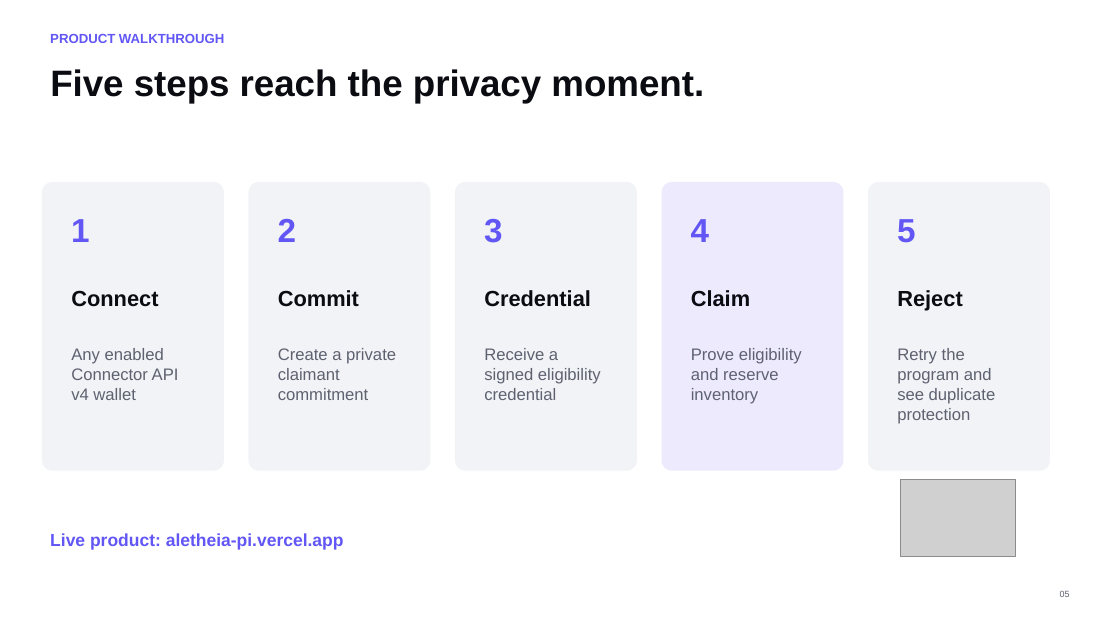
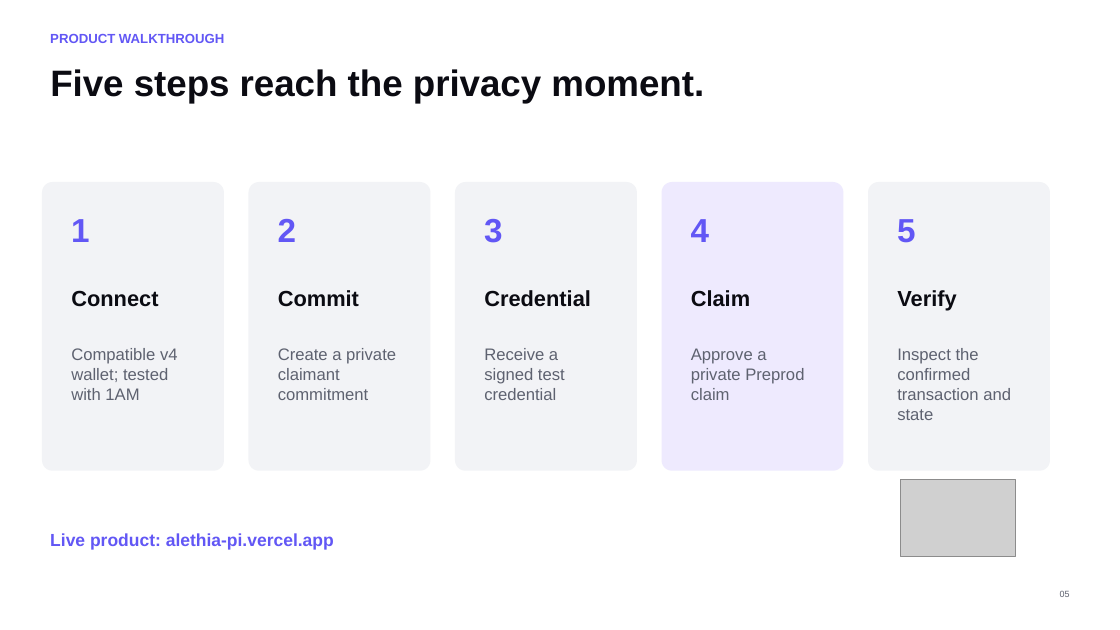
Before and after one commit to 0xNexuz/aletheia, a slide deck: slide 5 of submission/Aletheia_Midnight_Buildathon_Wave1.pptx. Drawn at 1120x630 pixels with LibreOffice and Linux fonts; fonts in the diff are those of the drawing; grey boxes stand for pictures. Boxes give left, top, right and bottom in pixels: in the first picture for what was removed or moved away, otherwise in the second. Text is boxed around its words. In the diff, an @@ line names an element or a change of style, - is before the commit and + after.

```diff
--- a/submission/Aletheia_Midnight_Buildathon_Wave1.pptx
+++ b/submission/Aletheia_Midnight_Buildathon_Wave1.pptx
@@ text at <box>897,290,956,310</box>: text changed @@
-Reject
+Verify
@@ text at <box>71,348,178,400</box>: text changed @@
-Any enabled Connector API v4 wallet
+Compatible v4 wallet; tested with 1AM
@@ text at <box>484,348,565,400</box>: text changed @@
-Receive a signed eligibility credential
+Receive a signed test credential
@@ text at <box>691,348,804,400</box>: text changed @@
-Prove eligibility and reserve inventory
+Approve a private Preprod claim
@@ text at <box>897,348,1011,420</box>: text changed @@
-Retry the program and see duplicate protection
+Inspect the confirmed transaction and state
@@ text at <box>50,533,334,550</box>: text changed @@
-Live product: aletheia-pi.vercel.app
+Live product: alethia-pi.vercel.app
```
Also in this commit, not shown: 7 other slides changed, 16 other files.
